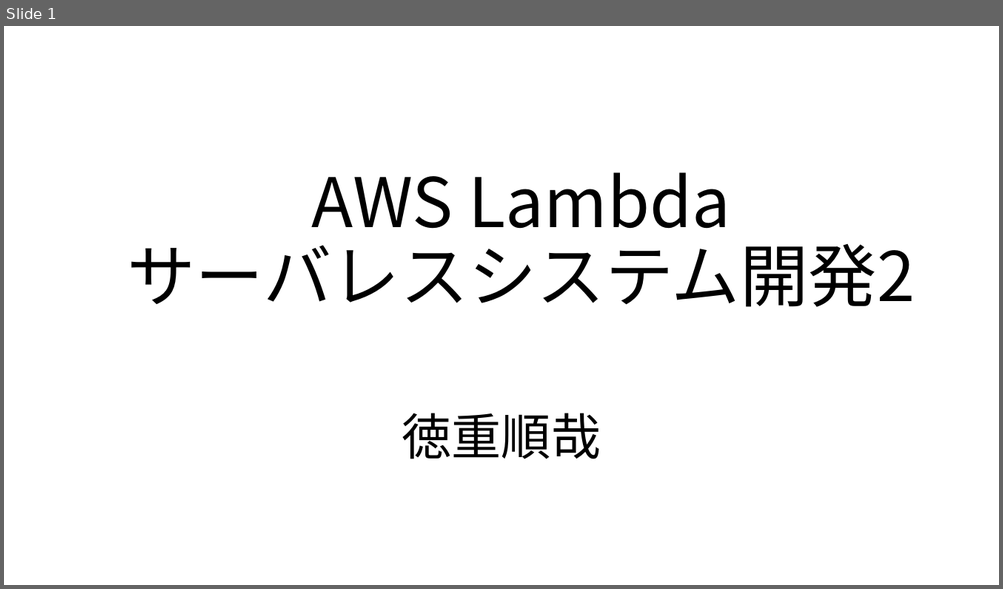
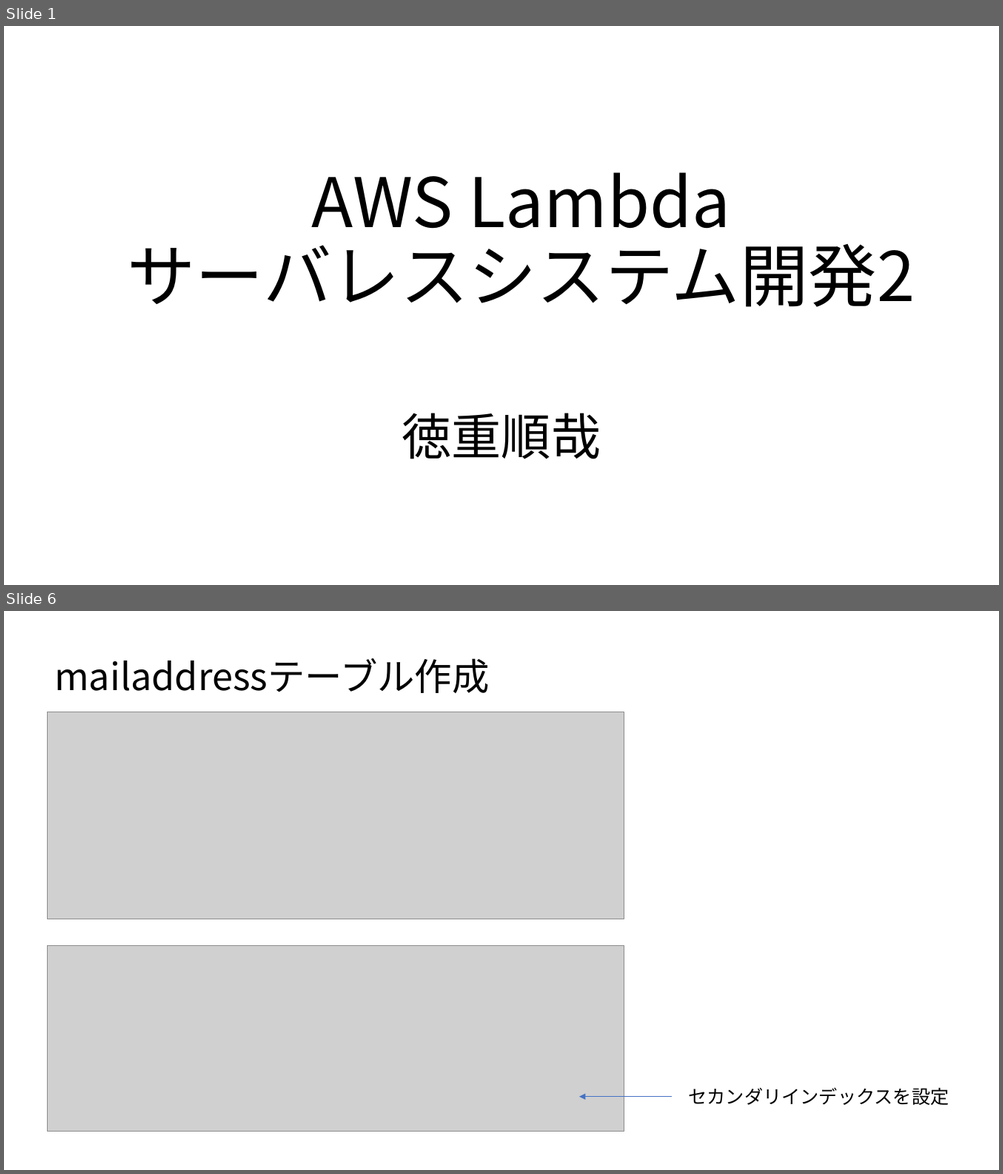
Before and after one commit to TokushigeJunya/test, a slide deck: AWSLambdaサーバレスシステム開発2.pptx. Shown one above the other, each under a label of ours: slide 1 before the commit, slides 1 and 6 after it; the slides between them are not shown. The pictures are 1003x589 and 1003x1174 pixels, drawn with LibreOffice and Linux fonts; fonts in the diff are those of the drawing; grey boxes stand for pictures. Boxes give left, top, right and bottom in pixels: in the first picture for what was removed or moved away, otherwise in the second. Text is boxed around its words. In the diff, an @@ line names an element or a change of style, - is before the commit and + after.

```diff
--- a/AWSLambdaサーバレスシステム開発2.pptx
+++ b/AWSLambdaサーバレスシステム開発2.pptx
@@ slide 6 added at [4,611,999,1170], background #FFFFFF @@
@@ text added at [54,658,489,693], 36 pt, text #000000 @@
+mailaddressテーブル作成
@@ picture added at [47,712,624,919] @@
@@ picture added at [47,946,624,1132] @@
@@ arrow added from (671, 1097) to (579, 1097), #4472C4 0.5 pt @@
@@ text added at [688,1088,948,1105], 18 pt, text #000000 @@
+セカンダリインデックスを設定
```
Also in this commit, not shown: 1 slide changed, 16 other slides added.
